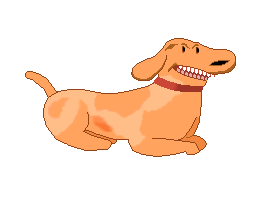
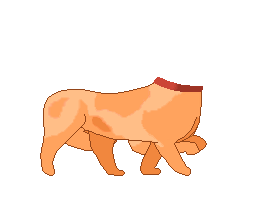
Two versions of the same layered image (256x200). Layer-by-layer changes:
showed "Body Walk1", painted on it over left=40, top=77, right=203, bottom=176
painted on "Body Down" over left=93, top=117, right=111, bottom=131
hid "HeadT1" over left=131, top=38, right=236, bottom=87
hid "Tail4" over left=25, top=71, right=58, bottom=97
